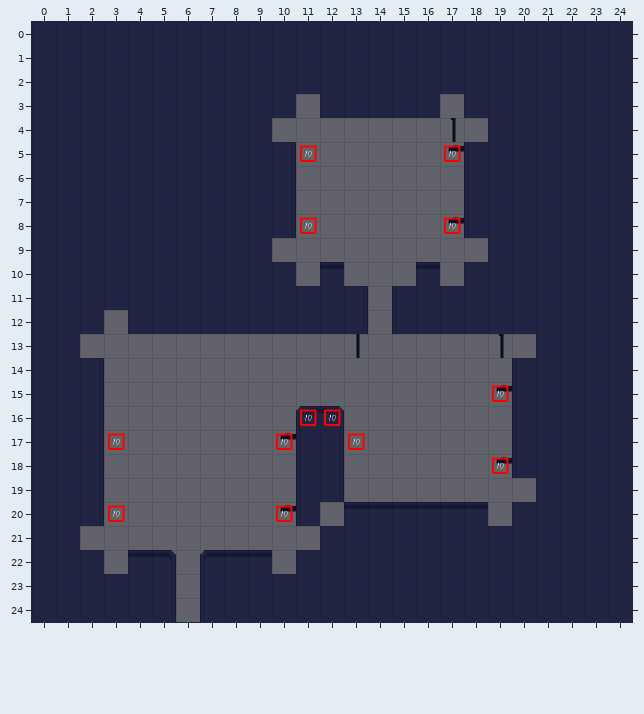
A Tiled map gets an edit: tiledMaps/JohnsRoom.tmx. Above is the file before it was changed.
Cells are 40x40 px. Shown: x 0..24, y 0..24.
New version:
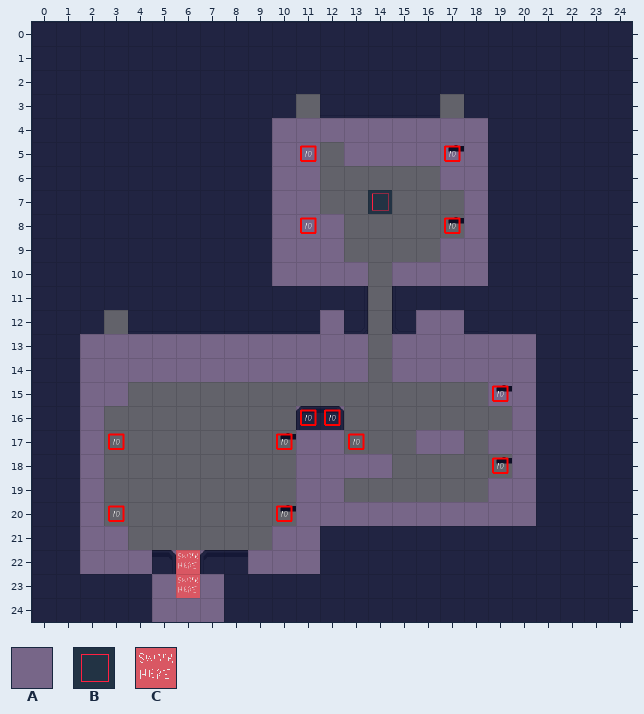
Key: from "AllTiles": A 1, B 2, C 24.
_ is an empty cell.
Tiles of an added or newly shown layer are drawn over the layers below it.
Edits made:
Layer "Interactable" (now shown):
Tile A is added in row 4 at x 10 to 18; in row 5 at x 10 to 11 and 13 to 18; in row 6 at x 10 to 11 and 17 to 18; in row 7 at x 10 to 11 and 18; in row 8 at x 10 to 12 and 18; in row 9 at x 10 to 12 and 17 to 18.
Tile A is added in row 10 at x 10 to 13 and 15 to 18; in row 12 at x 12 and 16 to 17; in rows 13 to 14 at x 2 to 13 and 15 to 20; in row 15 at x 2 to 3 and 19 to 20; in row 16 at x 2, 11 to 12 and 20; in row 17 at x 2, 11 to 12, 16 to 17 and 19 to 20.
Tile A is added in row 18 at x 2, 11 to 14 and 20; in row 19 at x 2, 11 to 12 and 19 to 20; in row 20 at x 2 and 11 to 20; in row 21 at x 2 to 3 and 10 to 11; in row 22 at x 2 to 5, 7 and 9 to 11; in row 23 at x 5 and 7.
Tile A is added in row 24 at x 5 to 7.
Tile B is added in row 7 at x 14.
Tile C is added in rows 22 to 23 at x 6.
Pixel boxes of the changes (left, top, right, bottom) in both pictures:
added: (272, 118, 488, 286)
added: (80, 310, 536, 622)
